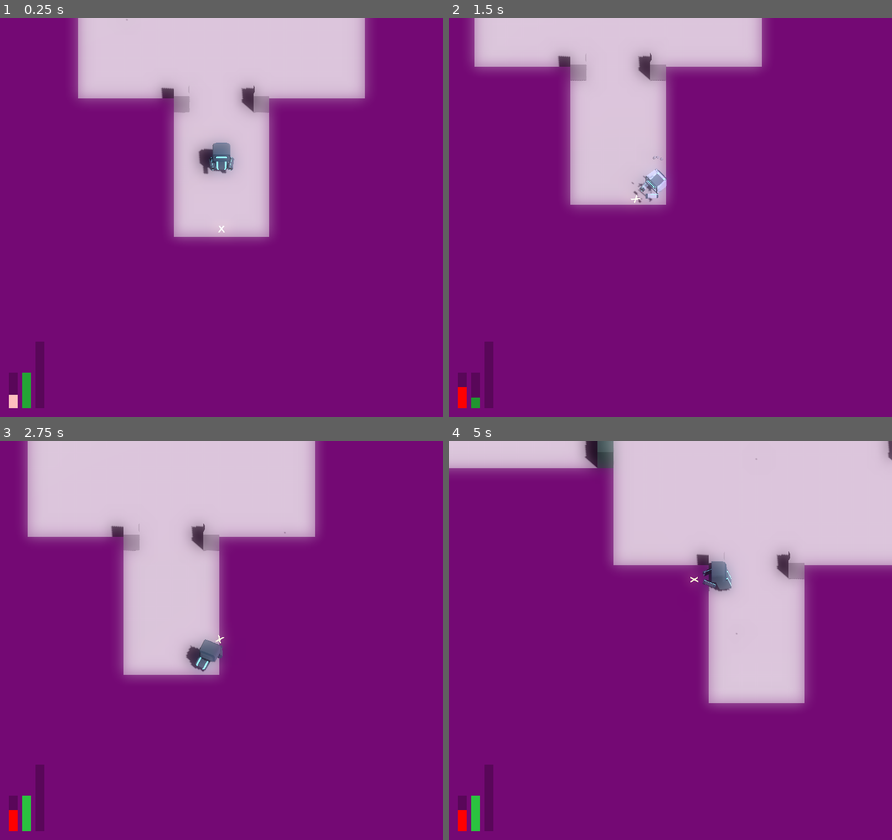
Above: before the commit, frames 1-4 (two rows, left to right).
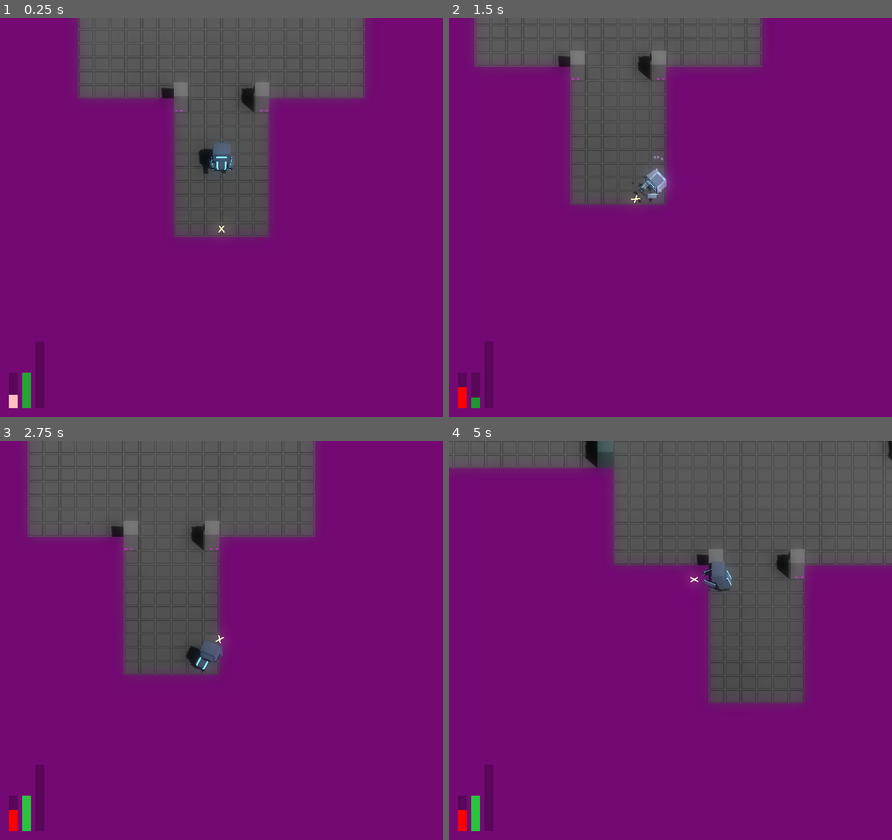
Above: after the commit, the same moments.

Repository: JackEvans24/bullet-absorb
Game: Godot game, scene res://scenes/main.tscn
Two runs of this game, one before a commit and one after it. Both use one fixed random seed, a clock stepped at 60 frames per second and the inputs below.
Inputs (mouse positions are in pixels of both pictures, inside the frame that each line leads up to):
- Up to frame 1 (0.25 s): no input
- Up to frame 2 (1.5 s): move the mouse to (767, 197) at 0.52 s; hold D (move_right) 0.53-1.28 s; hold Ctrl (absorb) 0.53-1.28 s; move the mouse to (581, 237) at 1.27 s; hold S (move_back) from 1.28 s (still down); tap Space (dash) at 1.35 s
- Up to frame 3 (2.75 s): move the mouse to (265, 552) at 2.02 s; release S (move_back) at 2.03 s; press the mouse at (265, 552) at 2.03 s; hold D (move_right) from 2.03 s (still down)
- Up to frame 4 (5 s): move the mouse to (648, 720) at 2.77 s; release D (move_right) at 2.78 s; release the mouse at (648, 720) at 2.78 s; hold W (move_forward) 2.78-3.53 s; tap Ctrl (absorb) at 2.85 s; move the mouse to (803, 700) at 3.52 s; hold A (move_left) from 3.53 s (still down); tap Space (dash) at 3.6 s; move the mouse to (537, 580) at 4.27 s; click (537, 580) at 4.35 s

The runs differ from the first frame. In frame 1, 21% of the frame differs, in the area x 17-83%, y 0-56%; in frame 2, 16%; in frame 3, 24%; in frame 4, 30%, in the area x 0-100%, y 0-67%.

Commit message:
fix: fix object serialisation

Diff:
--- a/scripts/save/save_game_data.gd
+++ b/scripts/save/save_game_data.gd
@@ -2,17 +2,46 @@
 
 var completed_rooms: Array = []
 var current_room: String
+var player_stats: PlayerStats = PlayerStats.new()
 
 func to_dictionary() -> Dictionary:
     var dict: Dictionary = {}
+    for prop in get_property_list():
+        if is_script_variable(prop):
+            if prop.type == TYPE_OBJECT:
+                dict[prop.name] = object_to_dictionary(get(prop.name))
+            else:
+                dict[prop.name] = get(prop.name)
+    return dict
 
-    for prop in get_property_list():
-        if prop.usage == PROPERTY_USAGE_SCRIPT_VARIABLE:
-            dict[prop.name] = self.get(prop.name)
-
+func object_to_dictionary(obj: Object) -> Dictionary:
+    var dict: Dictionary = {}
+    for prop in obj.get_property_list():
+        if is_script_variable(prop):
+            if prop.type == TYPE_OBJECT:
+                dict[prop.name] = object_to_dictionary(obj.get(prop.name))
+            else:
+                dict[prop.name] = obj.get(prop.name)
     return dict
 
 func read(dict: Dictionary):
     for prop in get_property_list():
-        if prop.usage == PROPERTY_USAGE_SCRIPT_VARIABLE and dict.has(prop.name):
-            set(prop.name, dict[prop.name])
+        if is_script_variable(prop) and dict.has(prop.name):
+            if prop.type == TYPE_OBJECT:
+                var unpacked = unpack_dictionary(get(prop.name), dict[prop.name])
+                set(prop.name, unpacked)
+            else:
+                set(prop.name, dict[prop.name])
+
+func unpack_dictionary(obj: Object, dict: Dictionary) -> Object:
+    for prop in obj.get_property_list():
+        if is_script_variable(prop) and dict.has(prop.name):
+            if prop.type == TYPE_OBJECT:
+                var unpacked = unpack_dictionary(obj.get(prop.name), dict[prop.name])
+                obj.set(prop.name, unpacked)
+            else:
+                obj.set(prop.name, dict[prop.name])
+    return obj
+
+func is_script_variable(prop: Dictionary):
+    return prop.usage&PROPERTY_USAGE_SCRIPT_VARIABLE != 0
